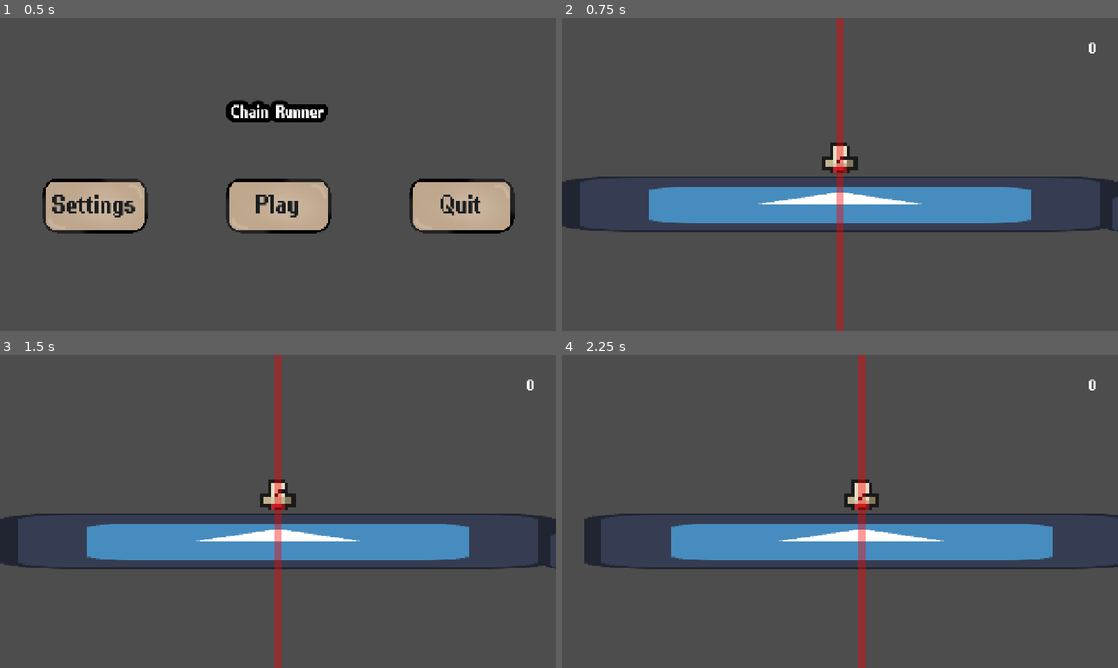
Above: before the commit, frames 1-4 (two rows, left to right).
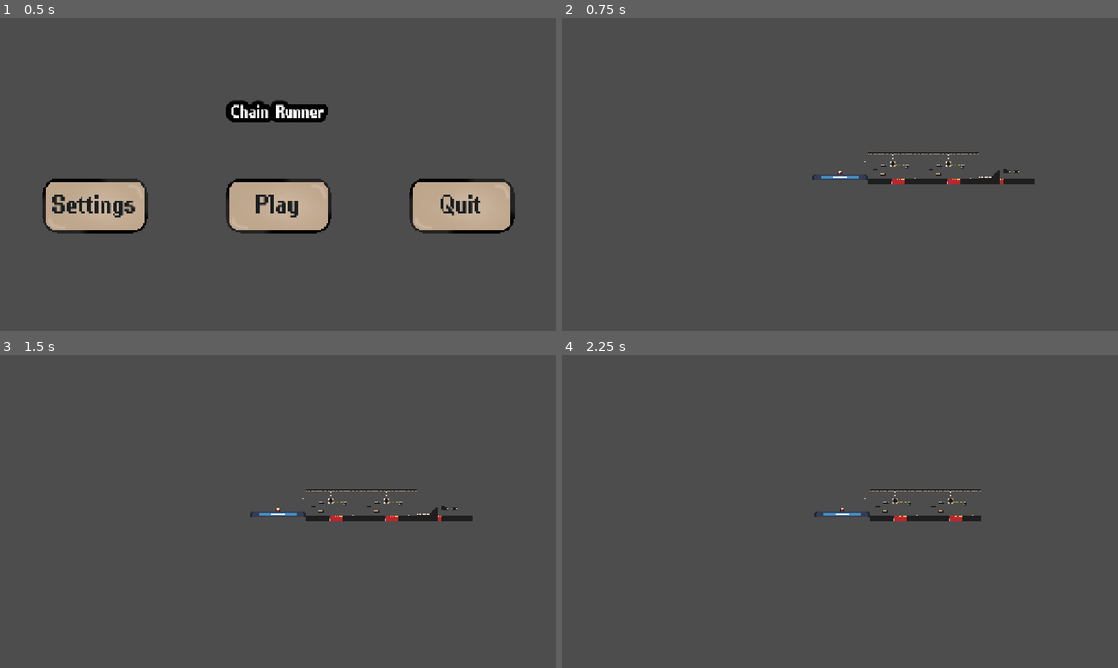
Above: after the commit, the same moments.

Repository: lucassillitoe/Steel_Jam_4_repo
Game: Godot game, scene res://Scenes/ui.tscn
Two runs of this game, one before a commit and one after it. Both use one fixed random seed, a clock stepped at 60 frames per second and the inputs below. The engine's default icon, where the game draws it, is replaced by a stand-in: a white triangle on a blue panel in a dark square.
Inputs (mouse positions are in pixels of both pictures, inside the frame that each line leads up to):
- Up to frame 1 (0.5 s): no input
- Up to frame 2 (0.75 s): click "Play" at 0.5 s
- Up to frame 3 (1.5 s): tap Enter (Enter playback) at 1.25 s; move the mouse to (400, 495) at 1.27 s; hold D (Right) from 1.28 s (still down); tap Shift (Dash) at 1.35 s; click (400, 495) at 1.42 s
- Up to frame 4 (2.25 s): keep holding D (Right); tap Space (Jump) at 1.52 s; move the mouse to (728, 527) at 2.02 s; tap Mouse wheel down (MoveCameraLeft) at 2.1 s

Frame 1 is identical in both runs. In frame 2, 12% of the frame differs, in the area x 0-100%, y 0-100%; in frame 3, 12%; in frame 4, 12%.
Error before the commit: Invalid access to property or key 'global_position' on a base object of type 'null instance'. (res://Scripts/world.gd:46)

Commit message:
push standard version

Diff:
--- a/steel-jam-4/Scenes/Camera.tscn
+++ b/steel-jam-4/Scenes/Camera.tscn
@@ -12,6 +12,7 @@
 script = ExtResource("1_tsbx5")
 
 [node name="Camera2D" type="Camera2D" parent="." unique_id=500033909]
+zoom = Vector2(0.1, 0.1)
 
 [node name="UI" type="Control" parent="." unique_id=944508092]
 layout_mode = 3
--- a/steel-jam-4/Scenes/Levels/level_1.tscn
+++ /dev/null
@@ -1,47 +0,0 @@
-[gd_scene format=3 uid="uid://0hfb7pye7juf"]
-
-[ext_resource type="Texture2D" uid="uid://cvccbeydddifs" path="res://Assets/Icons/icon.svg" id="1_3hls8"]
-
-
-[sub_resource type="RectangleShape2D" id="RectangleShape2D_p73qd"]
-size = Vector2(130, 128)
-
-[node name="Level1" type="Node2D" unique_id=1862300251]
-
-[node name="Platform" type="StaticBody2D" parent="." unique_id=114860117]
-position = Vector2(179, 590)
-scale = Vector2(3.2000012, 0.68)
-metadata/_edit_group_ = true
-
-[node name="Sprite2D" type="Sprite2D" parent="Platform" unique_id=1827378005]
-texture = ExtResource("1_3hls8")
-
-[node name="CollisionShape2D" type="CollisionShape2D" parent="Platform" unique_id=66424875]
-shape = SubResource("RectangleShape2D_p73qd")
-
-[node name="Platform2" type="StaticBody2D" parent="." unique_id=1444496530]
-position = Vector2(574, 627)
-scale = Vector2(3.2000012, 0.68)
-metadata/_edit_group_ = true
-
-[node name="Sprite2D" type="Sprite2D" parent="Platform2" unique_id=344250314]
-texture = ExtResource("1_3hls8")
-
-[node name="CollisionShape2D" type="CollisionShape2D" parent="Platform2" unique_id=1765855797]
-shape = SubResource("RectangleShape2D_p73qd")
-
-[node name="Platform3" type="StaticBody2D" parent="." unique_id=1669109673]
-position = Vector2(963, 577)
-scale = Vector2(3.2000012, 0.68)
-metadata/_edit_group_ = true
-
-[node name="Sprite2D" type="Sprite2D" parent="Platform3" unique_id=255070185]
-texture = ExtResource("1_3hls8")
-
-[node name="CollisionShape2D" type="CollisionShape2D" parent="Platform3" unique_id=1005082706]
-shape = SubResource("RectangleShape2D_p73qd")
-
-[node name="StartMarker" type="Marker2D" parent="." unique_id=1066193840]
-
-[node name="EndMarker" type="Marker2D" parent="." unique_id=1646833628]
-position = Vector2(1152, 0)
--- a/steel-jam-4/Scenes/Levels/level_2.tscn
+++ /dev/null
@@ -1,47 +0,0 @@
-[gd_scene format=3 uid="uid://b5txh8gsi65ks"]
-
-[ext_resource type="Texture2D" uid="uid://cvccbeydddifs" path="res://Assets/Icons/icon.svg" id="1_jg0dc"]
-
-
-[sub_resource type="RectangleShape2D" id="RectangleShape2D_p73qd"]
-size = Vector2(130, 128)
-
-[node name="Level2" type="Node2D" unique_id=1121499362]
-
-[node name="Platform" type="StaticBody2D" parent="." unique_id=998286537]
-position = Vector2(191.99998, 626)
-scale = Vector2(3.2000012, 0.68)
-metadata/_edit_group_ = true
-
-[node name="Sprite2D" type="Sprite2D" parent="Platform" unique_id=400871580]
-texture = ExtResource("1_jg0dc")
-
-[node name="CollisionShape2D" type="CollisionShape2D" parent="Platform" unique_id=1150098569]
-shape = SubResource("RectangleShape2D_p73qd")
-
-[node name="Platform2" type="StaticBody2D" parent="." unique_id=83722427]
-position = Vector2(569, 576)
-scale = Vector2(3.2000012, 0.68)
-metadata/_edit_group_ = true
-
-[node name="Sprite2D" type="Sprite2D" parent="Platform2" unique_id=2066318589]
-texture = ExtResource("1_jg0dc")
-
-[node name="CollisionShape2D" type="CollisionShape2D" parent="Platform2" unique_id=650985991]
-shape = SubResource("RectangleShape2D_p73qd")
-
-[node name="Platform3" type="StaticBody2D" parent="." unique_id=1126115678]
-position = Vector2(950, 622)
-scale = Vector2(3.2000012, 0.68)
-metadata/_edit_group_ = true
-
-[node name="Sprite2D" type="Sprite2D" parent="Platform3" unique_id=932120735]
-texture = ExtResource("1_jg0dc")
-
-[node name="CollisionShape2D" type="CollisionShape2D" parent="Platform3" unique_id=63334223]
-shape = SubResource("RectangleShape2D_p73qd")
-
-[node name="StartMarker" type="Marker2D" parent="." unique_id=1988297562]
-
-[node name="EndMarker" type="Marker2D" parent="." unique_id=1560015450]
-position = Vector2(1152, 0)
--- a/steel-jam-4/Scenes/Player.tscn
+++ b/steel-jam-4/Scenes/Player.tscn
@@ -9,6 +9,7 @@
 [ext_resource type="Texture2D" uid="uid://dq15dm10v1fbi" path="res://Assets/otto_jump.png" id="4_yoq75"]
 [ext_resource type="AudioStream" uid="uid://ebqwhpt6hq58" path="res://Assets/Jump.wav" id="5_52ee3"]
 [ext_resource type="Texture2D" uid="uid://c3bav027fx2rn" path="res://Assets/flying_fist.png" id="9_megsn"]
+[ext_resource type="PackedScene" uid="uid://bnia5gu0fed4o" path="res://Scenes/death_screen.tscn" id="10_yoq75"]
 
 [sub_resource type="Gradient" id="Gradient_megsn"]
 offsets = PackedFloat32Array(0.5718954, 1)
@@ -177,4 +178,8 @@
 [node name="JumpSound" type="AudioStreamPlayer2D" parent="." unique_id=2054352319]
 stream = ExtResource("5_52ee3")
 
+[node name="Death Screen" parent="." unique_id=582097814 instance=ExtResource("10_yoq75")]
+offset_left = 1.3050001
+offset_right = 1.3050537
+
 [connection signal="animation_looped" from="AnimatedSprite2D" to="." method="_on_animated_sprite_2d_animation_looped"]
--- /dev/null
+++ b/steel-jam-4/Scenes/death_screen.tscn
@@ -0,0 +1,183 @@
+[gd_scene format=3 uid="uid://bnia5gu0fed4o"]
+
+[ext_resource type="FontFile" uid="uid://dwrhd47e71uvn" path="res://Assets/PixelPurl.ttf" id="1_rwas2"]
+[ext_resource type="Texture2D" uid="uid://w42fookjjdli" path="res://Assets/Button Light.png" id="2_tseak"]
+
+[sub_resource type="LabelSettings" id="LabelSettings_mmixe"]
+font = ExtResource("1_rwas2")
+font_size = 120
+outline_size = 45
+outline_color = Color(0, 0, 0, 1)
+
+[sub_resource type="LabelSettings" id="LabelSettings_tmtgh"]
+font = ExtResource("1_rwas2")
+font_size = 50
+outline_size = 45
+outline_color = Color(0, 0, 0, 1)
+
+[sub_resource type="LabelSettings" id="LabelSettings_kvbvy"]
+font = ExtResource("1_rwas2")
+font_size = 74
+font_color = Color(0.10047465, 0.11751335, 0.1252059, 1)
+
+[node name="Death Screen" type="Control" unique_id=582097814]
+visible = false
+layout_mode = 3
+anchors_preset = 15
+anchor_right = 1.0
+anchor_bottom = 1.0
+offset_left = 0.305
+offset_right = 0.3050537
+grow_horizontal = 2
+grow_vertical = 2
+
+[node name="Label" type="Label" parent="." unique_id=1609311490]
+layout_mode = 1
+anchors_preset = 5
+anchor_left = 0.5
+anchor_right = 0.5
+offset_left = -483.5
+offset_top = 120.0
+offset_right = 483.5
+offset_bottom = 239.0
+grow_horizontal = 2
+size_flags_horizontal = 4
+size_flags_vertical = 1
+text = "YOU DIED"
+label_settings = SubResource("LabelSettings_mmixe")
+horizontal_alignment = 1
+vertical_alignment = 1
+
+[node name="Score label" type="Label" parent="." unique_id=1418532170]
+layout_mode = 1
+anchors_preset = 5
+anchor_left = 0.5
+anchor_right = 0.5
+offset_left = -192.305
+offset_top = 256.0
+offset_right = -8.304993
+offset_bottom = 320.0
+grow_horizontal = 2
+size_flags_horizontal = 4
+size_flags_vertical = 1
+text = "Score:"
+label_settings = SubResource("LabelSettings_tmtgh")
+horizontal_alignment = 2
+vertical_alignment = 1
+
+[node name="Highscore label" type="Label" parent="." unique_id=679416496]
+layout_mode = 1
+anchors_preset = 5
+anchor_left = 0.5
+anchor_right = 0.5
+offset_left = -192.305
+offset_top = 320.0
+offset_right = -8.304993
+offset_bottom = 384.0
+grow_horizontal = 2
+size_flags_horizontal = 4
+size_flags_vertical = 1
+text = "Highscore:"
+label_settings = SubResource("LabelSettings_tmtgh")
+horizontal_alignment = 2
+vertical_alignment = 1
+
+[node name="Score" type="Label" parent="." unique_id=1909685029]
+layout_mode = 1
+anchors_preset = 5
+anchor_left = 0.5
+anchor_right = 0.5
+offset_left = 7.6950073
+offset_top = 256.0
+offset_right = 639.69507
+offset_bottom = 320.0
+grow_horizontal = 2
+size_flags_horizontal = 4
+size_flags_vertical = 1
+text = "9999999999999999"
+label_settings = SubResource("LabelSettings_tmtgh")
+vertical_alignment = 1
+
+[node name="Highscore" type="Label" parent="." unique_id=295278281]
+layout_mode = 1
+anchors_preset = 5
+anchor_left = 0.5
+anchor_right = 0.5
+offset_left = 7.6950073
+offset_top = 320.0
+offset_right = 639.69507
+offset_bottom = 384.0
+grow_horizontal = 2
+size_flags_horizontal = 4
+size_flags_vertical = 1
+text = "9999999999999999"
+label_settings = SubResource("LabelSettings_tmtgh")
+vertical_alignment = 1
+
+[node name="Play again" type="TextureButton" parent="." unique_id=683179661]
+layout_mode = 1
+anchors_preset = 8
+anchor_left = 0.5
+anchor_top = 0.5
+anchor_right = 0.5
+anchor_bottom = 0.5
+offset_left = -456.305
+offset_top = 88.0
+offset_right = -64.30499
+offset_bottom = 216.0
+grow_horizontal = 2
+grow_vertical = 2
+texture_normal = ExtResource("2_tseak")
+stretch_mode = 0
+
+[node name="Label2" type="Label" parent="Play again" unique_id=1973876432]
+layout_mode = 1
+anchors_preset = 8
+anchor_left = 0.5
+anchor_top = 0.5
+anchor_right = 0.5
+anchor_bottom = 0.5
+offset_left = -51.0
+offset_top = -32.0
+offset_right = 51.0
+offset_bottom = 32.0
+grow_horizontal = 2
+grow_vertical = 2
+text = "Play again"
+label_settings = SubResource("LabelSettings_kvbvy")
+horizontal_alignment = 1
+vertical_alignment = 1
+
+[node name="Menu" type="TextureButton" parent="." unique_id=1051107045]
+layout_mode = 1
+anchors_preset = 8
+anchor_left = 0.5
+anchor_top = 0.5
+anchor_right = 0.5
+anchor_bottom = 0.5
+offset_left = 63.695007
+offset_top = 88.0
+offset_right = 447.69507
+offset_bottom = 216.0
+grow_horizontal = 2
+grow_vertical = 2
+texture_normal = ExtResource("2_tseak")
+stretch_mode = 0
+
+[node name="Label2" type="Label" parent="Menu" unique_id=1867092566]
+layout_mode = 1
+anchors_preset = 8
+anchor_left = 0.5
+anchor_top = 0.5
+anchor_right = 0.5
+anchor_bottom = 0.5
+offset_left = -51.0
+offset_top = -32.0
+offset_right = 51.0
+offset_bottom = 32.0
+grow_horizontal = 2
+grow_vertical = 2
+text = "Menu"
+label_settings = SubResource("LabelSettings_kvbvy")
+horizontal_alignment = 1
+vertical_alignment = 1
--- a/steel-jam-4/Scenes/level_0_tiles.tscn
+++ /dev/null
@@ -1,9 +0,0 @@
-[gd_scene format=3 uid="uid://ckpo2ogbh6ai0"]
-
-[sub_resource type="TileSet" id="TileSet_h20rl"]
-
-[node name="level_0-tiles" type="Node2D" unique_id=1798516511]
-
-[node name="TileMap" type="TileMap" parent="." unique_id=89567070]
-tile_set = SubResource("TileSet_h20rl")
-format = 2
--- a/steel-jam-4/Scenes/ui.tscn
+++ b/steel-jam-4/Scenes/ui.tscn
@@ -21,12 +21,6 @@
 font_size = 74
 font_color = Color(0.10047465, 0.11751335, 0.1252059, 1)
 
-[sub_resource type="LabelSettings" id="LabelSettings_mmixe"]
-font = ExtResource("3_27fn8")
-font_size = 120
-outline_size = 45
-outline_color = Color(0, 0, 0, 1)
-
 [sub_resource type="LabelSettings" id="LabelSettings_irxef"]
 font = ExtResource("3_27fn8")
 font_size = 20
@@ -167,168 +161,6 @@
 grow_horizontal = 2
 grow_vertical = 2
 text = "Quit"
-label_settings = SubResource("LabelSettings_kvbvy")
-horizontal_alignment = 1
-vertical_alignment = 1
-
-[node name="Death Screen" type="Control" parent="." unique_id=1676002641]
-visible = false
-layout_mode = 1
-anchors_preset = 15
-anchor_right = 1.0
-anchor_bottom = 1.0
-offset_left = 0.305
-offset_right = 0.3050537
-grow_horizontal = 2
-grow_vertical = 2
-
-[node name="Label" type="Label" parent="Death Screen" unique_id=1360329363]
-layout_mode = 1
-anchors_preset = 5
-anchor_left = 0.5
-anchor_right = 0.5
-offset_left = -483.5
-offset_top = 120.0
-offset_right = 483.5
-offset_bottom = 239.0
-grow_horizontal = 2
-size_flags_horizontal = 4
-size_flags_vertical = 1
-text = "YOU DIED"
-label_settings = SubResource("LabelSettings_mmixe")
-horizontal_alignment = 1
-vertical_alignment = 1
-
-[node name="Score label" type="Label" parent="Death Screen" unique_id=1689191199]
-layout_mode = 1
-anchors_preset = 5
-anchor_left = 0.5
-anchor_right = 0.5
-offset_left = -192.305
-offset_top = 256.0
-offset_right = -8.304993
-offset_bottom = 320.0
-grow_horizontal = 2
-size_flags_horizontal = 4
-size_flags_vertical = 1
-text = "Score:"
-label_settings = SubResource("LabelSettings_tmtgh")
-horizontal_alignment = 2
-vertical_alignment = 1
-
-[node name="Highscore label" type="Label" parent="Death Screen" unique_id=5179834]
-layout_mode = 1
-anchors_preset = 5
-anchor_left = 0.5
-anchor_right = 0.5
-offset_left = -192.305
-offset_top = 320.0
-offset_right = -8.304993
-offset_bottom = 384.0
-grow_horizontal = 2
-size_flags_horizontal = 4
-size_flags_vertical = 1
-text = "Highscore:"
-label_settings = SubResource("LabelSettings_tmtgh")
-horizontal_alignment = 2
-vertical_alignment = 1
-
-[node name="Score" type="Label" parent="Death Screen" unique_id=1426542479]
-layout_mode = 1
-anchors_preset = 5
-anchor_left = 0.5
-anchor_right = 0.5
-offset_left = 7.6950073
-offset_top = 256.0
-offset_right = 639.69507
-offset_bottom = 320.0
-grow_horizontal = 2
-size_flags_horizontal = 4
-size_flags_vertical = 1
-text = "9999999999999999"
-label_settings = SubResource("LabelSettings_tmtgh")
-vertical_alignment = 1
-
-[node name="Highscore" type="Label" parent="Death Screen" unique_id=1657224870]
-layout_mode = 1
-anchors_preset = 5
-anchor_left = 0.5
-anchor_right = 0.5
-offset_left = 7.6950073
-offset_top = 320.0
-offset_right = 639.69507
-offset_bottom = 384.0
-grow_horizontal = 2
-size_flags_horizontal = 4
-size_flags_vertical = 1
-text = "9999999999999999"
-label_settings = SubResource("LabelSettings_tmtgh")
-vertical_alignment = 1
-
-[node name="Play again" type="TextureButton" parent="Death Screen" unique_id=1385465898]
-layout_mode = 1
-anchors_preset = 8
-anchor_left = 0.5
-anchor_top = 0.5
-anchor_right = 0.5
-anchor_bottom = 0.5
-offset_left = -456.305
-offset_top = 88.0
-offset_right = -64.30499
-offset_bottom = 216.0
-grow_horizontal = 2
-grow_vertical = 2
-texture_normal = ExtResource("2_27fn8")
-stretch_mode = 0
-
-[node name="Label2" type="Label" parent="Death Screen/Play again" unique_id=1186640389]
-layout_mode = 1
-anchors_preset = 8
-anchor_left = 0.5
-anchor_top = 0.5
-anchor_right = 0.5
-anchor_bottom = 0.5
-offset_left = -51.0
-offset_top = -32.0
-offset_right = 51.0
-offset_bottom = 32.0
-grow_horizontal = 2
-grow_vertical = 2
-text = "Play again"
-label_settings = SubResource("LabelSettings_kvbvy")
-horizontal_alignment = 1
-vertical_alignment = 1
-
-[node name="Menu" type="TextureButton" parent="Death Screen" unique_id=271671085]
-layout_mode = 1
-anchors_preset = 8
-anchor_left = 0.5
-anchor_top = 0.5
-anchor_right = 0.5
-anchor_bottom = 0.5
-offset_left = 63.695007
-offset_top = 88.0
-offset_right = 447.69507
-offset_bottom = 216.0
-grow_horizontal = 2
-grow_vertical = 2
-texture_normal = ExtResource("2_27fn8")
-stretch_mode = 0
-
-[node name="Label2" type="Label" parent="Death Screen/Menu" unique_id=205987944]
-layout_mode = 1
-anchors_preset = 8
-anchor_left = 0.5
-anchor_top = 0.5
-anchor_right = 0.5
-anchor_bottom = 0.5
-offset_left = -51.0
-offset_top = -32.0
-offset_right = 51.0
-offset_bottom = 32.0
-grow_horizontal = 2
-grow_vertical = 2
-text = "Menu"
 label_settings = SubResource("LabelSettings_kvbvy")
 horizontal_alignment = 1
 vertical_alignment = 1
@@ -771,7 +603,5 @@
 [connection signal="pressed" from="Main Menu/Settings" to="." method="_on_settings_pressed"]
 [connection signal="pressed" from="Main Menu/Play" to="." method="_on_play_pressed"]
 [connection signal="pressed" from="Main Menu/Quit" to="." method="_on_quit_pressed"]
-[connection signal="pressed" from="Death Screen/Play again" to="." method="_on_play_pressed"]
-[connection signal="pressed" from="Death Screen/Menu" to="." method="_on_play_pressed"]
 [connection signal="pressed" from="Settings/KeybindsButton" to="." method="_on_keybinds_button_pressed"]
 [connection signal="pressed" from="Settings/AudioButton" to="." method="_on_audio_button_pressed"]
--- a/steel-jam-4/Scenes/world.tscn
+++ b/steel-jam-4/Scenes/world.tscn
@@ -1,11 +1,12 @@
 [gd_scene format=3 uid="uid://cnysxwxqwxlwt"]
 
 [ext_resource type="Script" uid="uid://w61ke2cfyl54" path="res://Scripts/world.gd" id="1_45d1s"]
-[ext_resource type="PackedScene" uid="uid://0hfb7pye7juf" path="res://Scenes/Levels/level_1.tscn" id="2_y7y61"]
-[ext_resource type="PackedScene" uid="uid://b5txh8gsi65ks" path="res://Scenes/Levels/level_2.tscn" id="3_q2d71"]
+[ext_resource type="PackedScene" uid="uid://dahnt31uasq0x" path="res://Scenes/Levels/level_0_tiles.tscn" id="2_0fj1v"]
 [ext_resource type="Texture2D" uid="uid://cvccbeydddifs" path="res://Assets/Icons/icon.svg" id="4_uo7di"]
+[ext_resource type="PackedScene" uid="uid://btahivtik8rix" path="res://Scenes/Levels/level_3.tscn" id="5_7yui6"]
 [ext_resource type="PackedScene" uid="uid://8n0qk2i80rta" path="res://Scenes/Player.tscn" id="5_kn06e"]
 [ext_resource type="PackedScene" uid="uid://ufwv365gldxh" path="res://Scenes/Camera.tscn" id="6_5ukr8"]
+[ext_resource type="PackedScene" uid="uid://bnia5gu0fed4o" path="res://Scenes/death_screen.tscn" id="7_k7acu"]
 [ext_resource type="PackedScene" uid="uid://depcrptedr4e8" path="res://Scenes/Scorer.tscn" id="7_o06y3"]
 
 [sub_resource type="RectangleShape2D" id="RectangleShape2D_t07qy"]
@@ -13,7 +14,7 @@
 
 [node name="World" type="Node2D" unique_id=555161220 node_paths=PackedStringArray("Player")]
 script = ExtResource("1_45d1s")
-RoomsArray = Array[PackedScene]([ExtResource("2_y7y61"), ExtResource("3_q2d71")])
+RoomsArray = Array[PackedScene]([ExtResource("2_0fj1v"), ExtResource("5_7yui6")])
 Player = NodePath("Player")
 
 [node name="Floor" type="StaticBody2D" parent="." unique_id=315756783]
@@ -34,7 +35,11 @@
 [node name="Camera" parent="." unique_id=640432073 node_paths=PackedStringArray("World") instance=ExtResource("6_5ukr8")]
 World = NodePath("..")
 
+[node name="Death Screen" parent="Camera" unique_id=582097814 instance=ExtResource("7_k7acu")]
+
 [node name="Scorer" parent="." unique_id=1553671718 node_paths=PackedStringArray("scoreDisplay") instance=ExtResource("7_o06y3")]
 scoreDisplay = NodePath("../Camera/UI/Score")
 
+[node name="Position" type="Marker2D" parent="." unique_id=1337215596]
+
 [editable path="Camera"]
Not shown: 1 places in steel-jam-4/Scenes/Camera.tscn that only renumber resources
